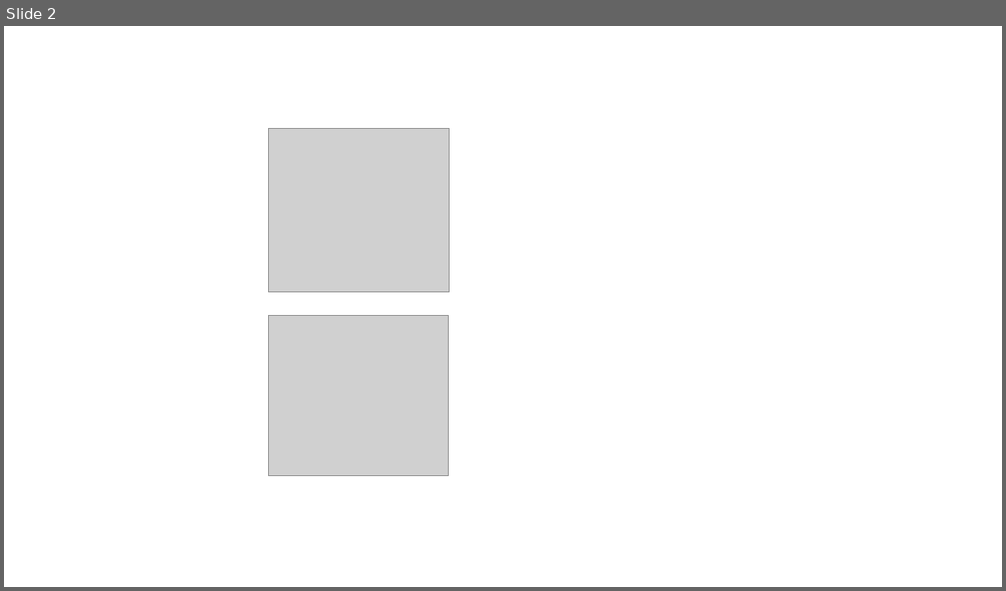
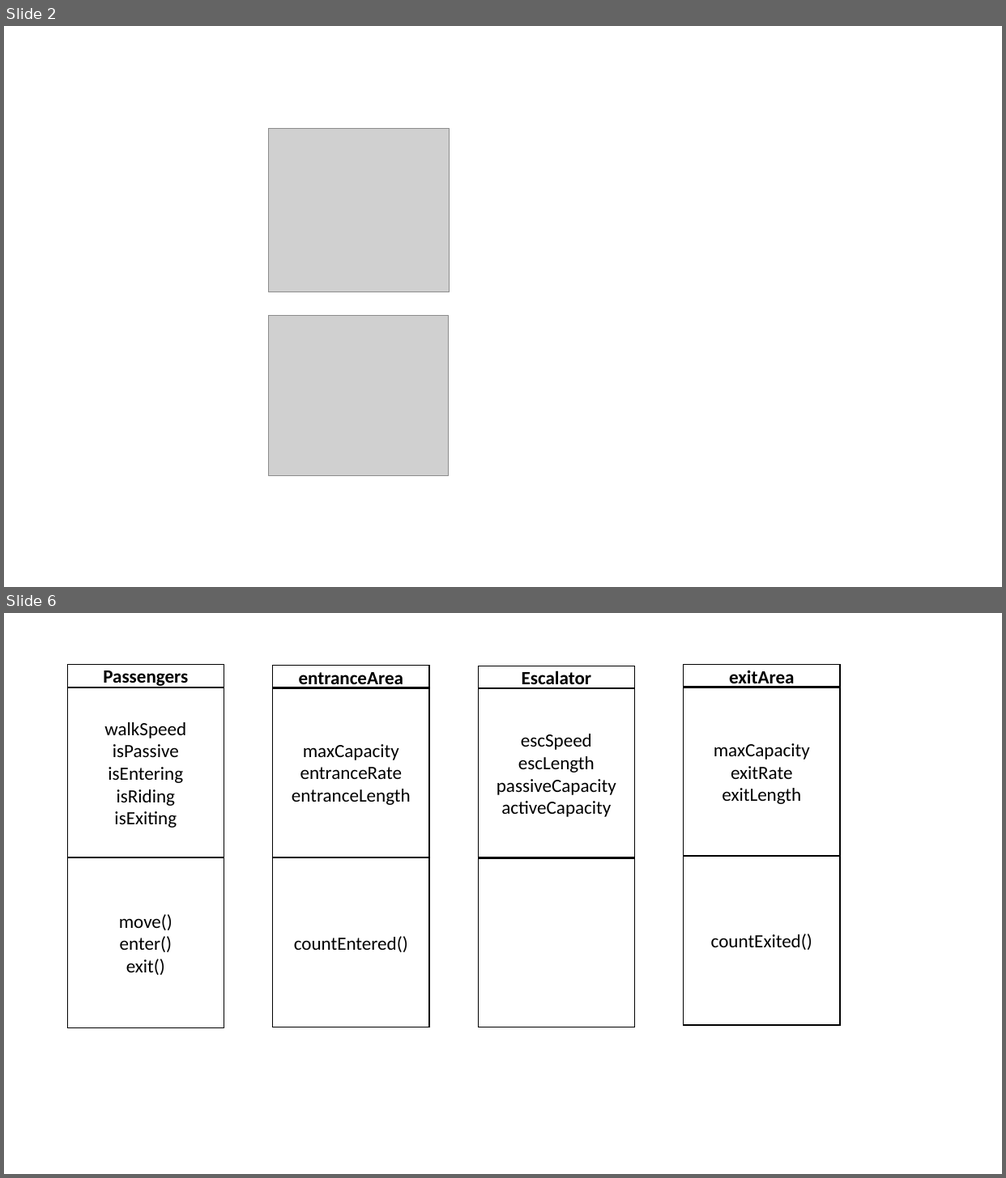
Before and after one commit to IDS6145-Fall2019/assignment1-rhyben94, a slide deck: images/Image-Bank.pptx. Shown one above the other, each under a label of ours: slide 2 before the commit, slides 2 and 6 after it; the slides between them are not shown. The pictures are 1006x591 and 1006x1178 pixels, drawn with LibreOffice and Linux fonts; fonts in the diff are those of the drawing; grey boxes stand for pictures. Boxes give left, top, right and bottom in pixels: in the first picture for what was removed or moved away, otherwise in the second. Text is boxed around its words. In the diff, an @@ line names an element or a change of style, - is before the commit and + after.

```diff
--- a/images/Image-Bank.pptx
+++ b/images/Image-Bank.pptx
@@ slide 6 added at box(4, 613, 1002, 1174), background #FFFFFF @@
@@ rectangle added at box(68, 665, 224, 687), outline #000000 1 pt, 18 pt, text #000000, bold @@
+Passengers
@@ rectangle added at box(273, 666, 429, 688), outline #000000 1 pt, 18 pt, text #000000, bold @@
+entranceArea
@@ rectangle added at box(478, 666, 634, 688), outline #000000 1 pt, 18 pt, text #000000, bold @@
+Escalator
@@ rectangle added at box(684, 665, 840, 688), outline #000000 1 pt, 18 pt, text #000000, bold @@
+exitArea
@@ rectangle added at box(68, 688, 224, 858), outline #000000 1 pt, 18 pt, text #000000 @@
+walkSpeed
+isPassive
+isEntering
+isRiding
+isExiting
@@ rectangle added at box(273, 687, 429, 857), outline #000000 1 pt, 18 pt, text #000000 @@
+maxCapacity
+entranceRate
+entranceLength
@@ rectangle added at box(478, 688, 634, 858), outline #000000 1 pt, 18 pt, text #000000 @@
+escSpeed
+escLength
+passiveCapacity
+activeCapacity
@@ rectangle added at box(684, 687, 840, 857), outline #000000 1 pt, 18 pt, text #000000 @@
+maxCapacity
+exitRate
+exitLength
@@ rectangle added at box(684, 855, 840, 1025), outline #000000 1 pt, 18 pt, text #000000 @@
+countExited()
@@ rectangle added at box(68, 858, 224, 1029), outline #000000 1 pt, 18 pt, text #000000 @@
+move()
+enter()
+exit()
@@ rectangle added at box(273, 858, 429, 1028), outline #000000 1 pt, 18 pt, text #000000 @@
+countEntered()
@@ rectangle added at box(478, 857, 634, 1027), outline #000000 1 pt @@
```
Also in this commit, not shown: 4 other slides added, 1 slide removed, 6 other files.
